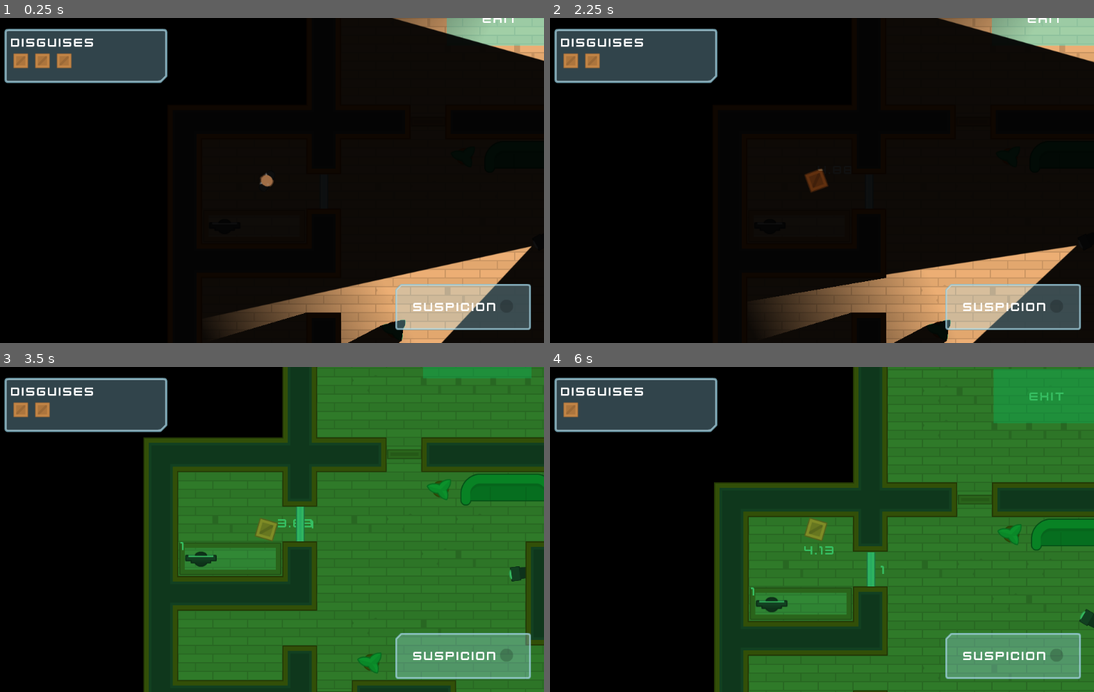
Above: before the commit, frames 1-4 (two rows, left to right).
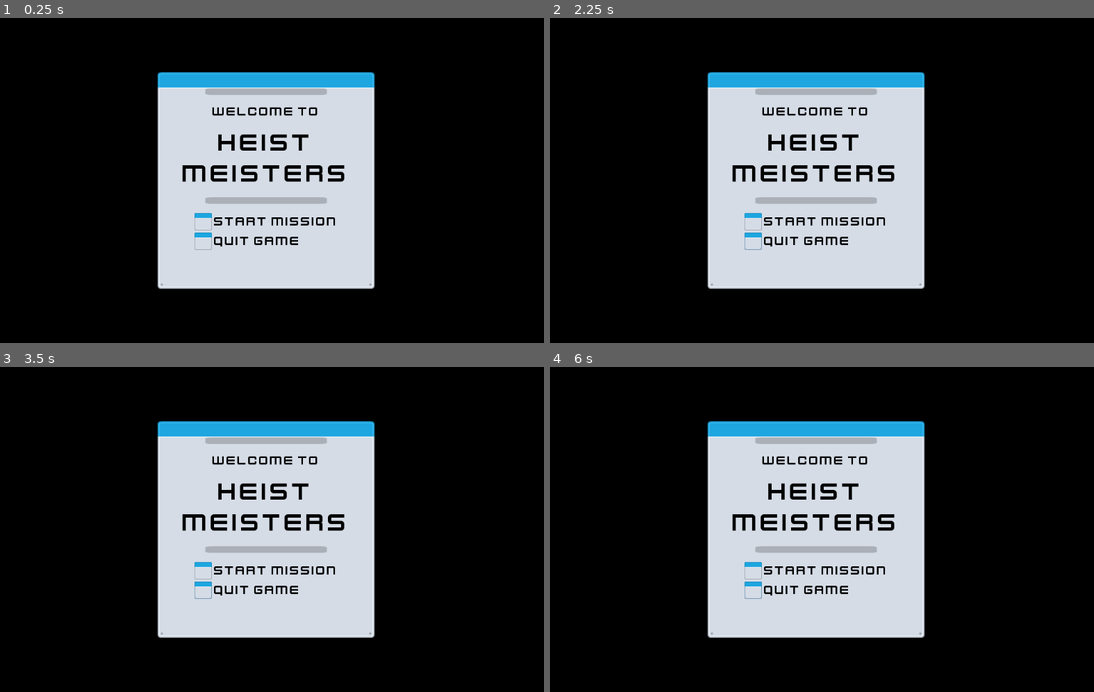
Above: after the commit, the same moments.

Repository: alexandrepeluchi/godot-udemy
Game: Godot game, scene res://Levels/Lobby.tscn
Two runs of this game, one before a commit and one after it. Both use one fixed random seed, a clock stepped at 60 frames per second and the inputs below. Before the commit the project starts from res://Levels/Level1.tscn.
Inputs (mouse positions are in pixels of both pictures, inside the frame that each line leads up to):
- Up to frame 1 (0.25 s): no input
- Up to frame 2 (2.25 s): click (751, 222) at 0.52 s; click (751, 242) at 1.27 s; tap Enter at 2 s; move the mouse to (979, 122) at 2.02 s; hold D (move_right) from 2.03 s (still down); tap E (toggle_disguise) at 2.1 s; click (979, 122) at 2.17 s
- Up to frame 3 (3.5 s): move the mouse to (304, 539) at 2.77 s; release D (move_right) at 2.78 s; hold S (move_down) from 2.78 s (still down); tap Space (toggle_vision_mode) at 2.85 s; click (304, 539) at 2.92 s
- Up to frame 4 (6 s): move the mouse to (751, 539) at 3.52 s; release S (move_down) at 3.53 s; hold D (move_right) 3.53-4.28 s; tap E (toggle_disguise) at 3.6, 5.1 s; click (751, 539) at 3.67 s; tap Space (toggle_vision_mode) at 4.25, 4.35, 5.85 s; move the mouse to (789, 594) at 4.27 s; hold W (move_up) 4.28-5.03 s; click (789, 594) at 4.42 s; move the mouse to (985, 578) at 5.02 s; hold A (move_left) from 5.03 s (still down); move the mouse to (647, 480) at 5.77 s

The runs differ from the first frame. In frame 1, 41% of the frame differs, in the area x 0-100%, y 0-100%; in frame 2, 42%; in frame 3, 74%; in frame 4, 71%.
Error before the commit: Invalid get index '0' (on base: 'Array'). (res://Characters/NPCs/Guard.gd:26)

Commit message:
Setado a tela Lobby como sendo a inicial ao executar o jogo

Diff:
--- a/Heist Meisters/project.godot
+++ b/Heist Meisters/project.godot
@@ -16,7 +16,7 @@
 [application]
 
 config/name="Heist Meisters"
-run/main_scene="res://Levels/Level1.tscn"
+run/main_scene="res://Levels/Lobby.tscn"
 config/icon="res://icon.png"
 
 [autoload]
